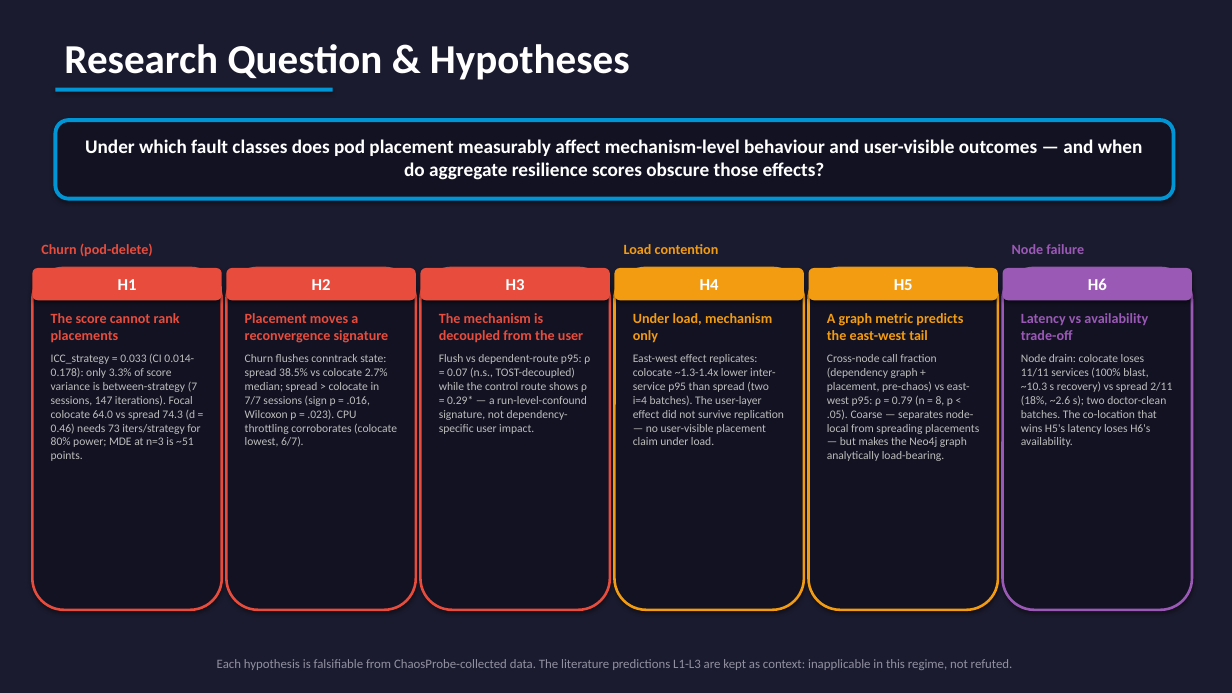
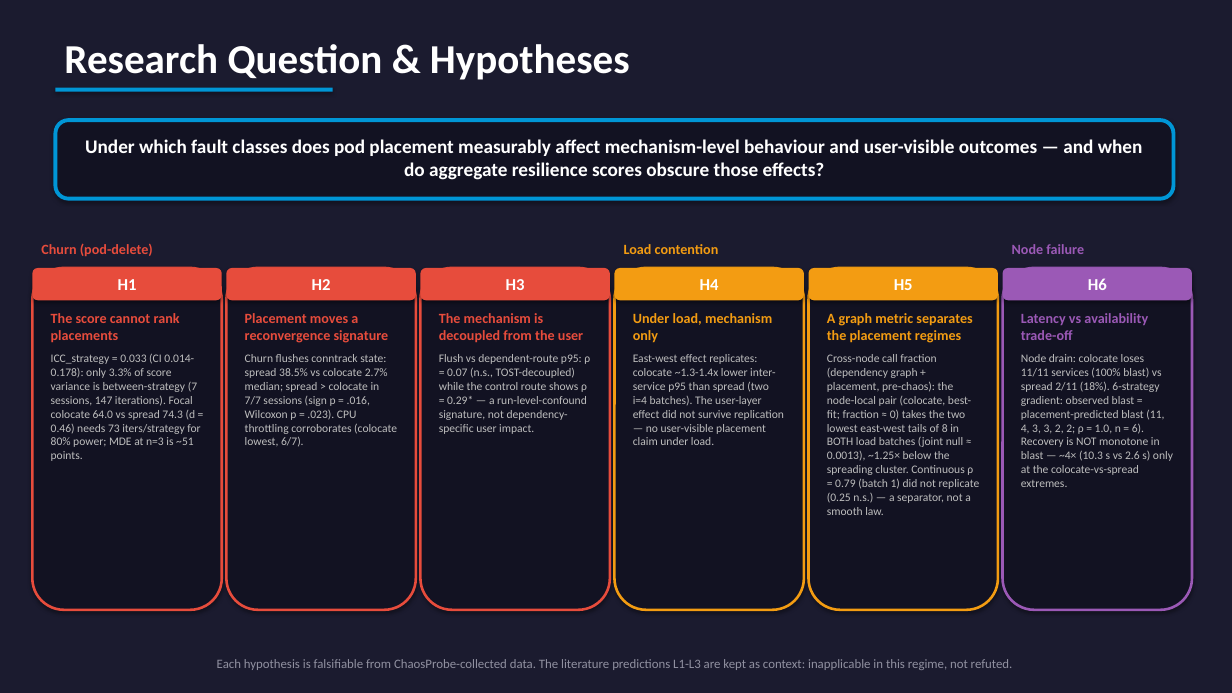
Before and after one commit to yhu02/uva-msc-thesis, a slide deck: slide 3 of ChaosProbe_Presentation.pptx. Drawn at 1232x693 pixels with LibreOffice and Linux fonts; fonts in the diff are those of the drawing. Boxes give left, top, right and bottom in pixels: in the first picture for what was removed or moved away, otherwise in the second. Text is boxed around its words. In the diff, an @@ line names an element or a change of style, - is before the commit and + after.

Commit message:
docs(presentation): sync deck to post-review claims (H5 separator, H2 probe correction, H6 gradient)

```diff
--- a/ChaosProbe_Presentation.pptx
+++ b/ChaosProbe_Presentation.pptx
@@ text at bbox=[827, 313, 972, 343]: text changed @@
-A graph metric predicts the east-west tail
+A graph metric separates the placement regimes
@@ text at bbox=[827, 354, 980, 515]: text changed @@
-Cross-node call fraction (dependency graph + placement, pre-chaos) vs east-west p95: ρ = 0.79 (n = 8, p < .05). Coarse — separates node-local from spreading placements — but makes the Neo4j graph analytically load-bearing.
+Cross-node call fraction (dependency graph + placement, pre-chaos): the node-local pair (colocate, best-fit; fraction ≈ 0) takes the two lowest east-west tails of 8 in BOTH load batches (joint null ≈ 0.0013), ~1.25× below the spreading cluster. Continuous ρ = 0.79 (batch 1) did not replicate (0.25 n.s.) — a separator, not a smooth law.
@@ text at bbox=[1021, 354, 1173, 487]: text changed @@
-Node drain: colocate loses 11/11 services (100% blast, ~10.3 s recovery) vs spread 2/11 (18%, ~2.6 s); two doctor-clean batches. The co-location that wins H5's latency loses H6's availability.
+Node drain: colocate loses 11/11 services (100% blast) vs spread 2/11 (18%). 6-strategy gradient: observed blast = placement-predicted blast (11, 4, 3, 3, 2, 2; ρ = 1.0, n = 6). Recovery is NOT monotone in blast — ~4× (10.3 s vs 2.6 s) only at the colocate-vs-spread extremes.
```
Also in this commit, not shown: 7 other slides changed, 2 other files.
